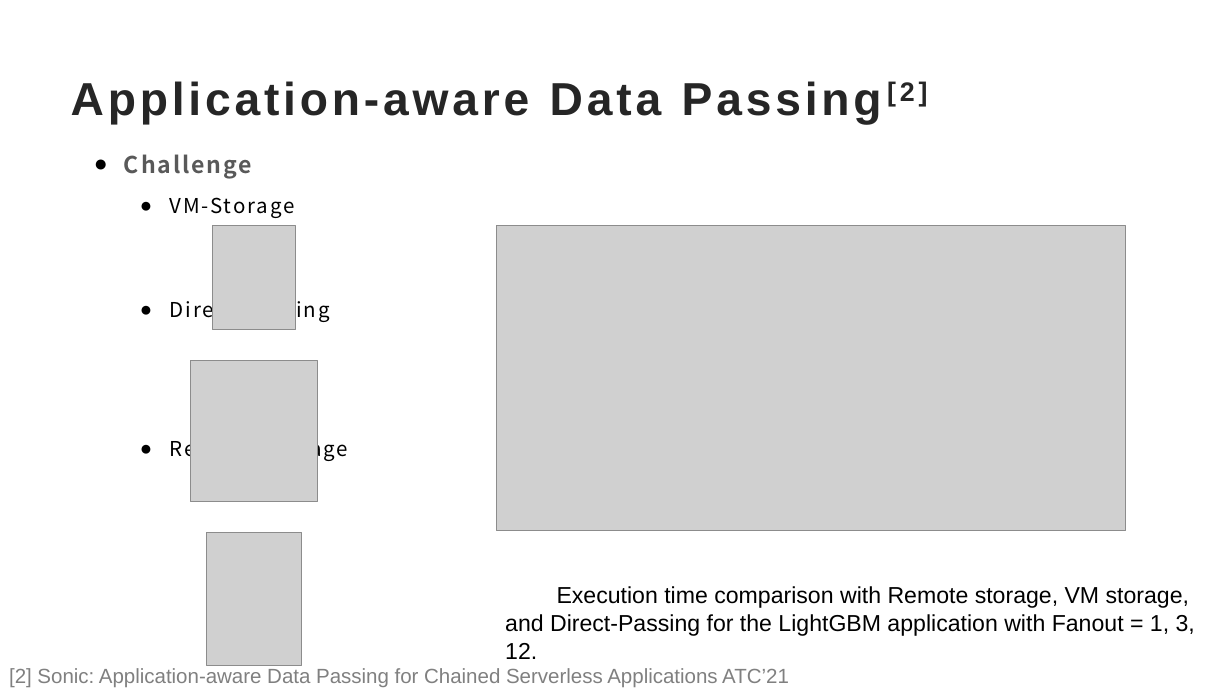
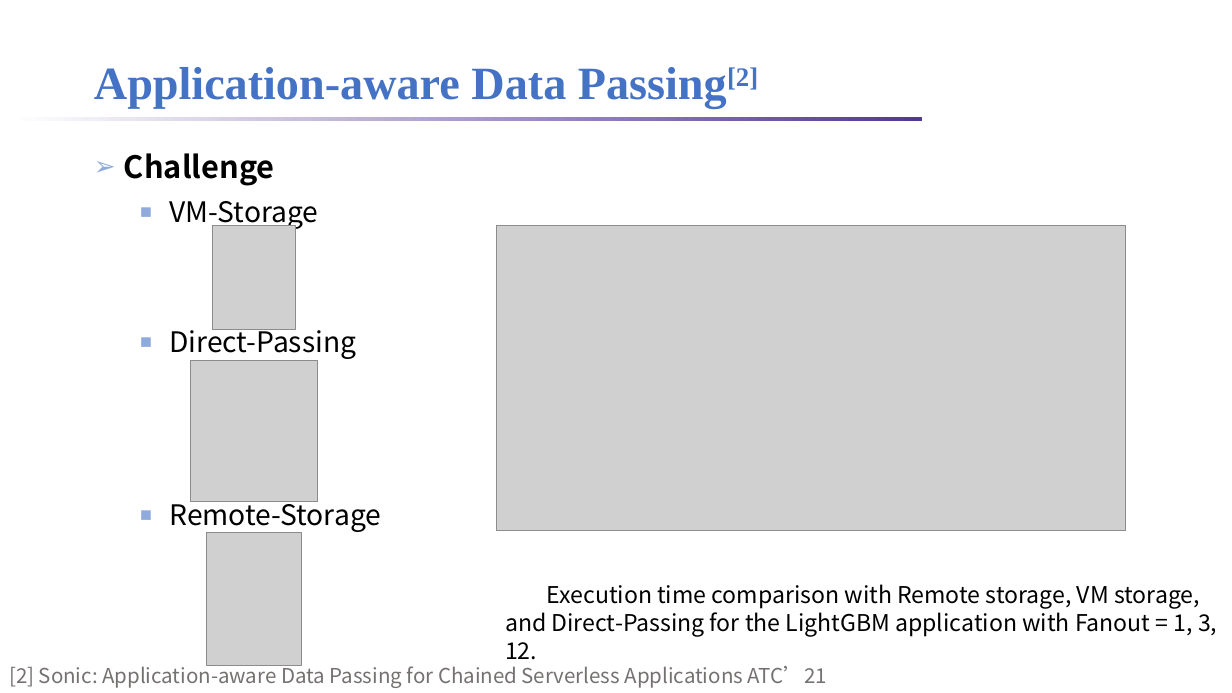
Before and after one commit to lt2000/ADSL, a slide deck: slide 7 of meeting/作图.pptx (slide 6 before the commit). Drawn at 1232x693 pixels with LibreOffice and Linux fonts; fonts in the diff are those of the drawing; grey boxes stand for pictures; background and template pictures are left out. Boxes give left, top, right and bottom in pixels: in the first picture for what was removed or moved away, otherwise in the second. Text is boxed around its words. In the diff, an @@ line names an element or a change of style, - is before the commit and + after.

```diff
--- a/meeting/作图.pptx
+++ b/meeting/作图.pptx
@@ title "Application-aware Data Passing[2]": place and size @@
-title "Application-aware Data Passing[2]" at bbox=[71, 81, 915, 125]
+title "Application-aware Data Passing[2]" at bbox=[94, 67, 758, 109]
@@ title "Application-aware Data Passing[2]" at bbox=[94, 67, 758, 109]: font Arial to Times New Roman, text colour #262626 to #4472C4, letter spacing 3 to 0 pt; line spacing 1 to 1.2 @@
@@ rectangle added at bbox=[10, 117, 922, 121], fill gradient #FFFFFF to #543795 @@
@@ text "Challenge" at bbox=[124, 153, 382, 533]: size 18 to 24 pt, text colour #595959 to #000000 in "Challenge"; letter spacing 1.5 to 0 pt; size 16 to 22 pt in "VM-Storage", "Direct-Passing", "Remote-Storage"; bullet ● to ➢; line spacing 1.2 to 1.1; more space between paragraphs; bullet ● to ■; line spacing 1.1 to 0.9 @@
@@ text "Execution time comparison with Remote ..." at bbox=[505, 584, 1217, 637]: font Arial to Noto Sans CJK SC @@
@@ text "[2] Sonic: Application-aware Data Passing ..." at bbox=[9, 663, 827, 688]: font Arial to Noto Sans CJK SC, text colour #808080 to #767171 @@
```
Also in this commit, not shown: 9 other slides changed, 4 slides added, 1 slide removed, 1 other file.
